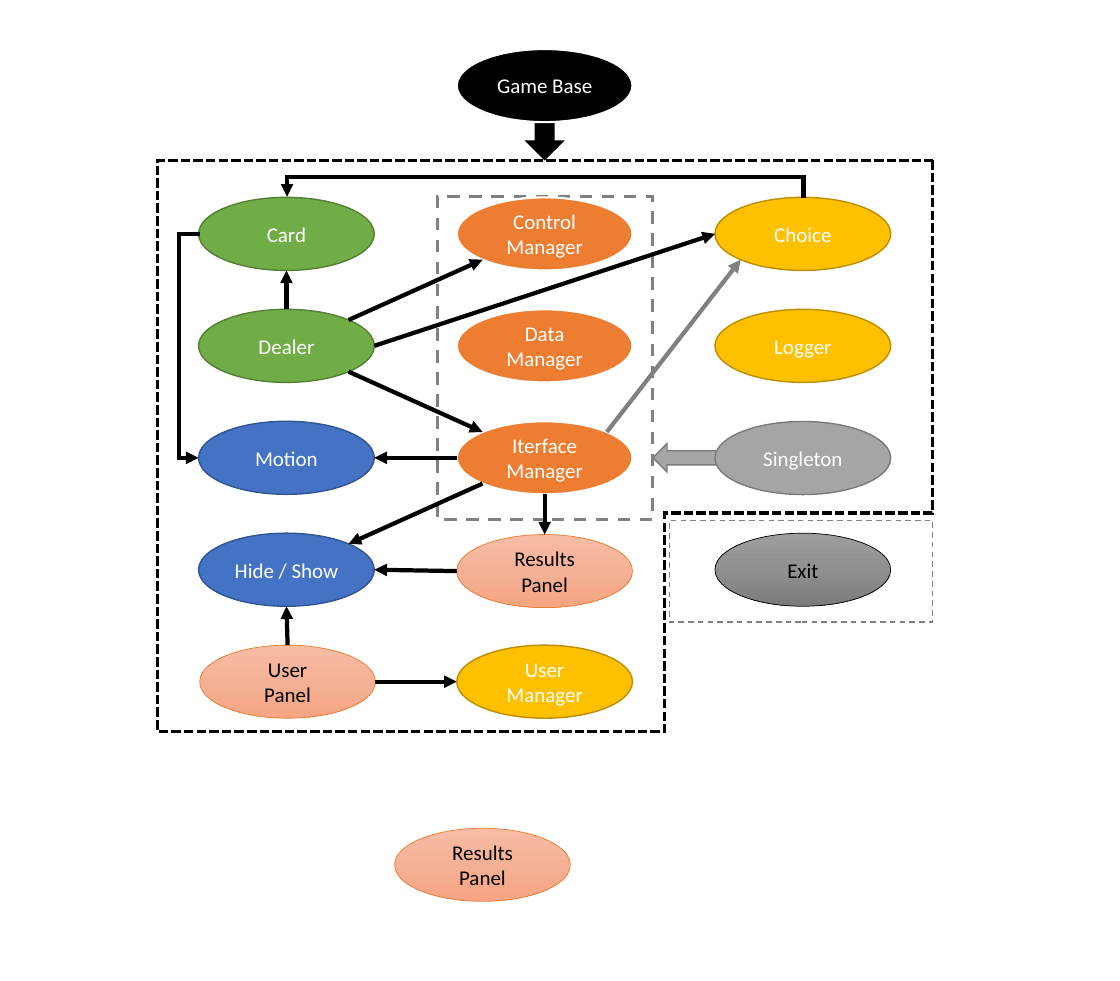
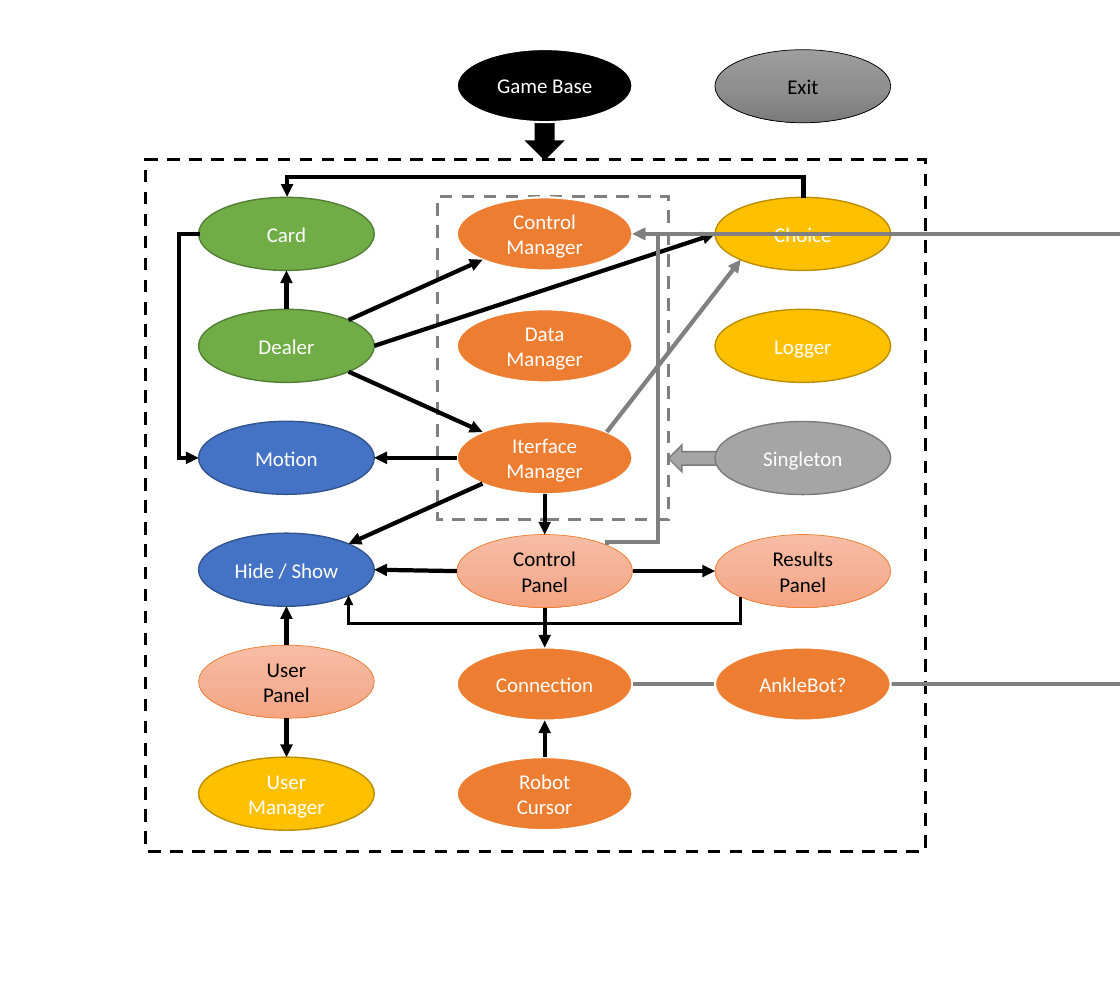
Before and after one commit to ThalesBP/AVC_CardGame, a slide deck: slide 1 of Script Flow.pptx. Drawn at 1120x981 pixels with LibreOffice and Linux fonts; fonts in the diff are those of the drawing. Boxes give left, top, right and bottom in pixels: in the first picture for what was removed or moved away, otherwise in the second. Text is boxed around its words. In the diff, an @@ line names an element or a change of style, - is before the commit and + after.

Commit message:
Robot input added to Control Manager. Connection added to Control Panel.

```diff
--- a/Script Flow.pptx
+++ b/Script Flow.pptx
@@ ellipse "Exit": place and size @@
-ellipse "Exit" at (716, 533, 891, 606)
+ellipse "Exit" at (716, 50, 891, 123)
@@ rectangle added at (146, 160, 925, 852), outline #000000 2.25 pt dashed @@
@@ corner removed at (158, 161, 933, 732) @@
@@ rectangle: place and size @@
-rectangle at (438, 197, 654, 520)
+rectangle at (438, 197, 669, 520)
@@ elbow arrow added from (607, 545) to (632, 234), #808080 3 pt @@
@@ elbow arrow added from (632, 684) to (632, 234), #808080 3 pt @@
@@ down arrow: place and size @@
-down arrow at (653, 444, 730, 472)
+down arrow at (669, 445, 731, 472)
@@ rectangle removed at (670, 521, 934, 622) @@
@@ ellipse "Results": place and size @@
-ellipse "Results" at (394, 829, 570, 902)
+ellipse "Results" at (716, 535, 891, 608)
@@ text in ellipse at (513, 551, 576, 592): text changed @@
-Results Panel
+Control
+Panel
@@ elbow arrow added from (741, 597) to (349, 596), #000000 2.25 pt @@
@@ arrow added from (632, 572) to (716, 572), #000000 3 pt @@
@@ arrow added from (545, 608) to (545, 648), #000000 3 pt @@
@@ ellipse added at (457, 648, 632, 721), fill #ED7D31, outline #FFFFFF 1.5 pt, 14.9 pt, text #FFFFFF @@
+Connection
@@ ellipse added at (716, 648, 891, 721), fill #ED7D31, outline #FFFFFF 1.5 pt, 14.9 pt, text #FFFFFF @@
+AnkleBot?
@@ arrow moved from (376, 682) - (457, 682) to (287, 719) - (287, 758) @@
@@ arrow added from (545, 758) to (545, 721), #000000 3 pt @@
@@ ellipse "User": place and size @@
-ellipse "User" at (457, 646, 632, 719)
+ellipse "User" at (199, 758, 374, 831)
@@ ellipse added at (457, 758, 632, 831), fill #ED7D31, outline #FFFFFF 1.5 pt, 14.9 pt, text #FFFFFF @@
+Robot
+Cursor
```
Also in this commit, not shown: 15 other files.
